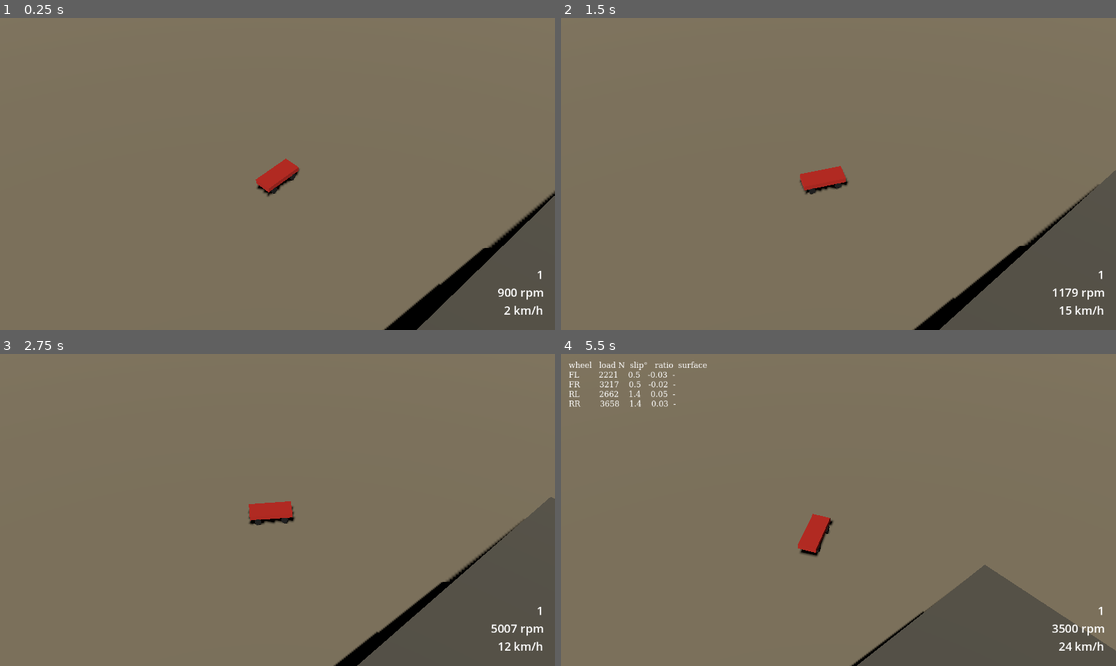
Above: before the commit, frames 1-4 (two rows, left to right).
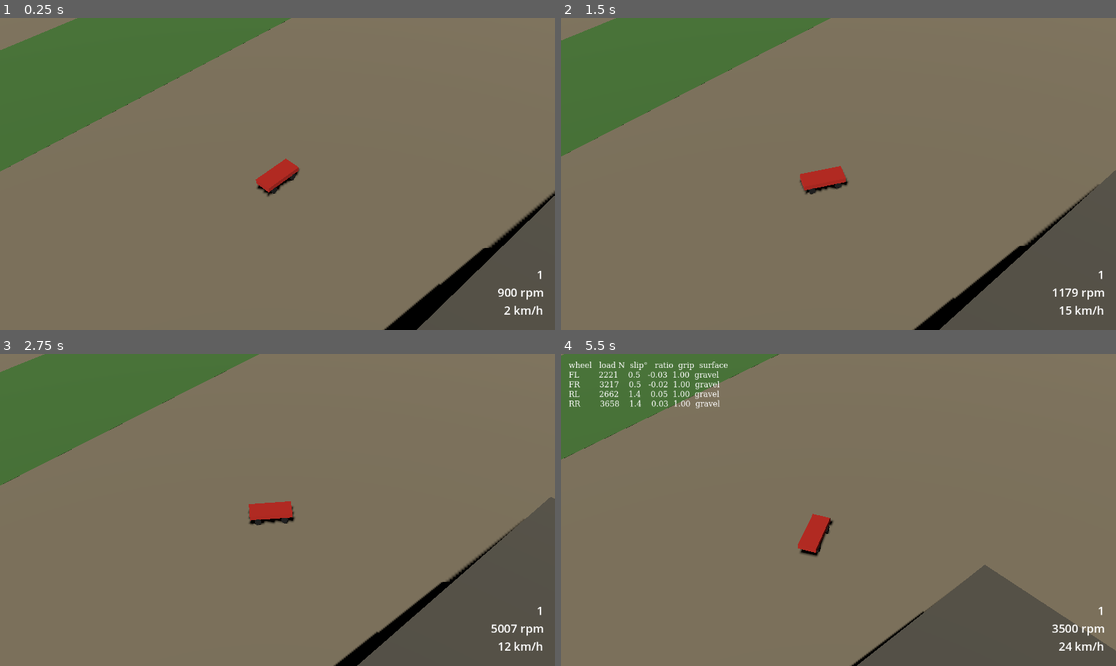
Above: after the commit, the same moments.

Repository: JulianHeissinger/RallyGame
Game: Godot game, scene res://scenes/test/handling_test.tscn
Two runs of this game, one before a commit and one after it. Both use one fixed random seed, a clock stepped at 60 frames per second and the inputs below. The project has no main scene, so this scene is started directly.
Inputs:
- Up to frame 1 (0.25 s): no input
- Up to frame 2 (1.5 s): hold D (steer_right) 0.53-1.28 s; hold W (throttle) 0.53-1.28 s; hold S (brake) from 1.28 s (still down); tap W (throttle) at 1.35 s
- Up to frame 3 (2.75 s): release S (brake) at 2.03 s; hold D (steer_right) from 2.03 s (still down); hold W (throttle) from 2.03 s (still down)
- Up to frame 4 (5.5 s): release D (steer_right) at 2.78 s; release W (throttle) at 2.78 s; hold Shift (shift_up) 2.78-3.53 s; tap W (throttle) at 2.85, 4.35 s; hold W (throttle) 3.53-4.28 s; hold A (steer_left) 3.53-5.03 s; tap F1 (toggle_debug) at 4.15 s; hold S (brake) from 5.03 s (still down); hold W (throttle) from 5.03 s (still down)

The runs differ from the first frame. In frame 1, 12% of the frame differs, in the area x 0-53%, y 0-50%; in frame 2, 10%; in frame 3, 9.6%; in frame 4, 6.5%.

Commit message:
feat: add surface grip lookup from collider metadata
Wheels scale tire friction by a global surface table (tarmac 1.2, gravel 1.0, grass 0.6, snow 0.5, ice 0.3). Test scene gets a grass strip; debug overlay shows per-wheel grip.

Diff:
--- a/scenes/test/handling_test.tscn
+++ b/scenes/test/handling_test.tscn
@@ -26,6 +26,16 @@
 material = SubResource("StandardMaterial3D_ramp")
 size = Vector3(20, 1, 60)
 
+[sub_resource type="BoxShape3D" id="BoxShape3D_grass"]
+size = Vector3(20, 0.04, 2000)
+
+[sub_resource type="StandardMaterial3D" id="StandardMaterial3D_grass"]
+albedo_color = Color(0.3, 0.5, 0.22, 1)
+
+[sub_resource type="BoxMesh" id="BoxMesh_grass"]
+material = SubResource("StandardMaterial3D_grass")
+size = Vector3(20, 0.04, 2000)
+
 [node name="HandlingTest" type="Node3D"]
 script = ExtResource("1_test")
 
@@ -35,12 +45,23 @@
 
 [node name="Ground" type="StaticBody3D" parent="."]
 transform = Transform3D(1, 0, 0, 0, 1, 0, 0, 0, 1, 0, -0.5, 0)
+metadata/surface = "gravel"
 
 [node name="CollisionShape3D" type="CollisionShape3D" parent="Ground"]
 shape = SubResource("BoxShape3D_ground")
 
 [node name="Mesh" type="MeshInstance3D" parent="Ground"]
 mesh = SubResource("BoxMesh_ground")
+
+[node name="Grass" type="StaticBody3D" parent="."]
+transform = Transform3D(1, 0, 0, 0, 1, 0, 0, 0, 1, -30, 0, 0)
+metadata/surface = "grass"
+
+[node name="CollisionShape3D" type="CollisionShape3D" parent="Grass"]
+shape = SubResource("BoxShape3D_grass")
+
+[node name="Mesh" type="MeshInstance3D" parent="Grass"]
+mesh = SubResource("BoxMesh_grass")
 
 [node name="Ramp" type="StaticBody3D" parent="."]
 transform = Transform3D(1, 0, 0, 0, 0.9848, 0.1736, 0, -0.1736, 0.9848, 30, 4, 0)
--- /dev/null
+++ b/scripts/car/surface.gd
@@ -0,0 +1,25 @@
+class_name Surface
+extends RefCounted
+## Surface grip table. Colliders name their surface with `surface` metadata; wheels scale tire
+## friction by the matching grip.
+
+const DEFAULT := "gravel"
+const GRIP := {
+	"tarmac": 1.2,
+	"gravel": 1.0,
+	"grass": 0.6,
+	"snow": 0.5,
+	"ice": 0.3,
+}
+
+
+## Surface name of `collider`, or `DEFAULT` when it has none or an unknown one.
+static func name_of(collider: Object) -> String:
+	if collider == null:
+		return DEFAULT
+	var surface: String = collider.get_meta("surface", DEFAULT)
+	return surface if GRIP.has(surface) else DEFAULT
+
+
+static func grip_of(collider: Object) -> float:
+	return GRIP[name_of(collider)]
--- a/scripts/car/wheel.gd
+++ b/scripts/car/wheel.gd
@@ -16,6 +16,9 @@
 var spin := 0.0
 var slip_angle := 0.0
 var slip_ratio := 0.0
+## Surface under the wheel and its grip factor, from the last grounded ray hit.
+var surface := Surface.DEFAULT
+var surface_grip: float = Surface.GRIP[Surface.DEFAULT]
 ## Set by the drivetrain each tick, in N·m. Drive is signed; brake is a magnitude.
 var drive_torque := 0.0
 var brake_torque := 0.0
@@ -42,6 +45,9 @@
 		return
 
 	_contact = get_collision_point()
+	var collider := get_collider()
+	surface = Surface.name_of(collider)
+	surface_grip = Surface.grip_of(collider)
 	_contact_normal = get_collision_normal()
 	var compression := clampf(rest + radius - global_position.distance_to(_contact), 0.0, rest)
 	var compression_velocity := (compression - _last_compression) / delta
@@ -76,7 +82,7 @@
 	var mass_share := normal_load / body.get_gravity().length()
 
 	slip_angle = atan2(v_lat, absf(v_long))
-	var max_force := stats.get_stat("tire_friction") * normal_load
+	var max_force := stats.get_stat("tire_friction") * surface_grip * normal_load
 	var lat_b := stats.get_stat("tire_lat_b")
 	var lat_c := stats.get_stat("tire_lat_c")
 	var long_b := stats.get_stat("tire_long_b")
--- a/scripts/ui/debug_overlay.gd
+++ b/scripts/ui/debug_overlay.gd
@@ -19,10 +19,9 @@
 func _process(_delta: float) -> void:
 	if car == null or not visible:
 		return
-	var lines := PackedStringArray(["wheel   load N  slip°   ratio  surface"])
+	var lines := PackedStringArray(["wheel   load N  slip°   ratio  grip  surface"])
 	for wheel in car.wheels:
-		var collider := wheel.get_collider() if wheel.is_grounded else null
-		var surface: String = collider.get_meta("surface", "-") if collider != null else "-"
-		lines.append("%-6s %7.0f %6.1f %7.2f  %s" % [wheel.name.trim_prefix("Wheel"), wheel.normal_load,
-			rad_to_deg(wheel.slip_angle), wheel.slip_ratio, surface])
+		var surface := wheel.surface if wheel.is_grounded else "-"
+		lines.append("%-6s %7.0f %6.1f %7.2f  %4.2f  %s" % [wheel.name.trim_prefix("Wheel"),
+			wheel.normal_load, rad_to_deg(wheel.slip_angle), wheel.slip_ratio, wheel.surface_grip, surface])
 	_label.text = "\n".join(lines)
--- /dev/null
+++ b/tests/test_surface.gd
@@ -0,0 +1,22 @@
+extends "res://tests/test_case.gd"
+
+
+func test_grass_grips_less_than_gravel() -> void:
+	var gravel := Node.new()
+	gravel.set_meta("surface", "gravel")
+	var grass := Node.new()
+	grass.set_meta("surface", "grass")
+	assert_true(Surface.grip_of(grass) < Surface.grip_of(gravel), "grass below gravel")
+	gravel.free()
+	grass.free()
+
+
+func test_missing_or_unknown_surface_uses_default() -> void:
+	var plain := Node.new()
+	var unknown := Node.new()
+	unknown.set_meta("surface", "lava")
+	assert_eq(Surface.name_of(null), Surface.DEFAULT, "null collider")
+	assert_eq(Surface.name_of(plain), Surface.DEFAULT, "no metadata")
+	assert_eq(Surface.name_of(unknown), Surface.DEFAULT, "unknown surface")
+	plain.free()
+	unknown.free()
Not shown, added: scripts/car/surface.gd.uid
Not shown, added: tests/test_surface.gd.uid
Not shown, changed: AGENTS.md
Not shown, changed: openspec/changes/bootstrap-vertical-slice/tasks.md
